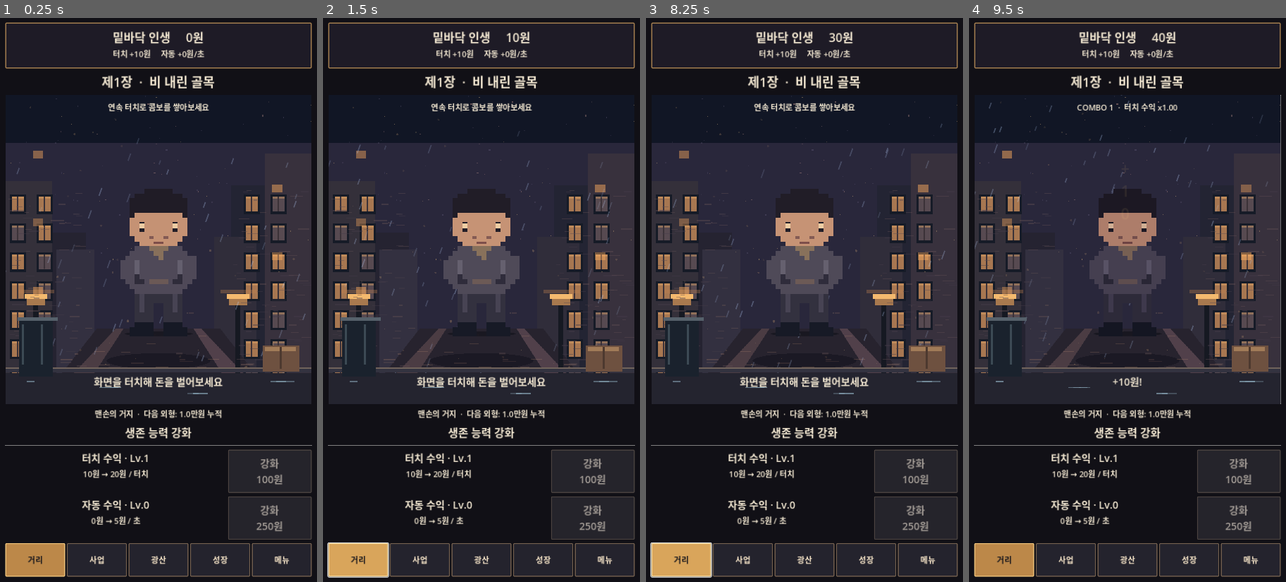
Above: before the commit, frames 1-4 (left to right).
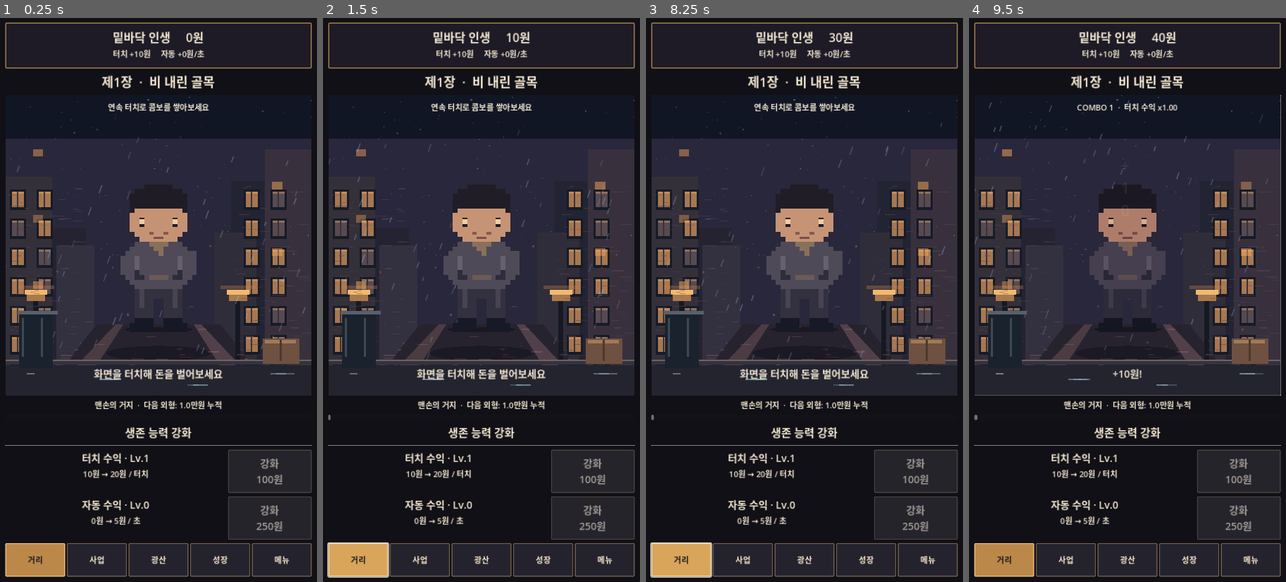
Above: after the commit, the same moments.

Repository: sungpil987/BottomLife-Reborn
Game: Godot game, scene res://scenes/Main.tscn
Same seed, same stepped clock (60 frames per second), same inputs: the game is played once before the commit and once after it.
Inputs (mouse positions are in pixels of both pictures, inside the frame that each line leads up to; where the layout moved, square brackets give the same spot in the first picture):
- Up to frame 1 (0.25 s): no input
- Up to frame 2 (1.5 s): click (481, 243) [481, 249] at 0.5 s; click "거리" at 1.25 s
- Up to frame 3 (8.25 s): click "사업" at 2 s; click "x1" at 2.75 s; click "x10" at 3.5 s; click "최대" at 4.25 s; click "광산" at 5 s; click "곡괭이질 +20원 / 광석 1개" at 5.75 s; click "성장" at 6.5 s; click "메뉴" at 7.25 s; click "거리" at 8 s
- Up to frame 4 (9.5 s): click (1127, 243) [1127, 249] at 8.75 s

The runs differ from the first frame. In frame 1, 8.7% of the frame differs, in the area x 1-99%, y 14-71%; in frame 2, 8.7%; in frame 3, 8.7%; in frame 4, 8.1%.

Commit message:
v4.2 align outfit to animated hero and add live appearance progress bar

Diff:
--- a/scripts/main.gd
+++ b/scripts/main.gd
@@ -54,6 +54,7 @@
 var hero_sprite: TextureRect
 var hero_outfit: Control
 var hero_tier_label: Label
+var hero_tier_progress: ProgressBar
 var displayed_hero_tier: int = -1
 var hero_idle_tween: Tween
 var hero_blink_clock: float = 0.0
@@ -904,6 +905,7 @@
 	hero_sprite = null
 	hero_outfit = null
 	hero_tier_label = null
+	hero_tier_progress = null
 	displayed_hero_tier = -1
 	tap_cost_label = null
 	auto_cost_label = null
@@ -977,6 +979,9 @@
 
 func update_hero_appearance() -> void:
 	var tier: int = hero_appearance_tier()
+	if is_instance_valid(hero_tier_progress):
+		var thresholds: Array[float] = [10000.0, 1000000.0, 100000000.0]
+		hero_tier_progress.value = 100.0 if tier >= 3 else clampf(run_earned / thresholds[tier] * 100.0, 0.0, 100.0)
 	if tier == displayed_hero_tier:
 		return
 	displayed_hero_tier = tier
@@ -1029,12 +1034,9 @@
 	hero_sprite = hero
 	var outfit := Control.new()
 	outfit.set_script(load("res://scripts/hero_outfit.gd"))
-	outfit.anchor_left = hero.anchor_left
-	outfit.anchor_right = hero.anchor_right
-	outfit.anchor_top = hero.anchor_top
-	outfit.anchor_bottom = hero.anchor_bottom
+	outfit.set_anchors_and_offsets_preset(Control.PRESET_FULL_RECT)
 	outfit.mouse_filter = Control.MOUSE_FILTER_IGNORE
-	scene_area.add_child(outfit)
+	hero.add_child(outfit)
 	hero_outfit = outfit
 	var foreground := Control.new()
 	foreground.set_script(load("res://scripts/street_foreground.gd"))
@@ -1071,6 +1073,11 @@
 	hero_tier_label = make_label("", 18)
 	hero_tier_label.mouse_filter = Control.MOUSE_FILTER_IGNORE
 	content.add_child(hero_tier_label)
+	hero_tier_progress = ProgressBar.new()
+	hero_tier_progress.custom_minimum_size.y = 12
+	hero_tier_progress.show_percentage = false
+	hero_tier_progress.max_value = 100.0
+	content.add_child(hero_tier_progress)
 	update_hero_appearance()
 	combo_label = make_label("연속 터치로 콤보를 쌓아보세요", 18)
 	combo_label.anchor_left = 0.05
